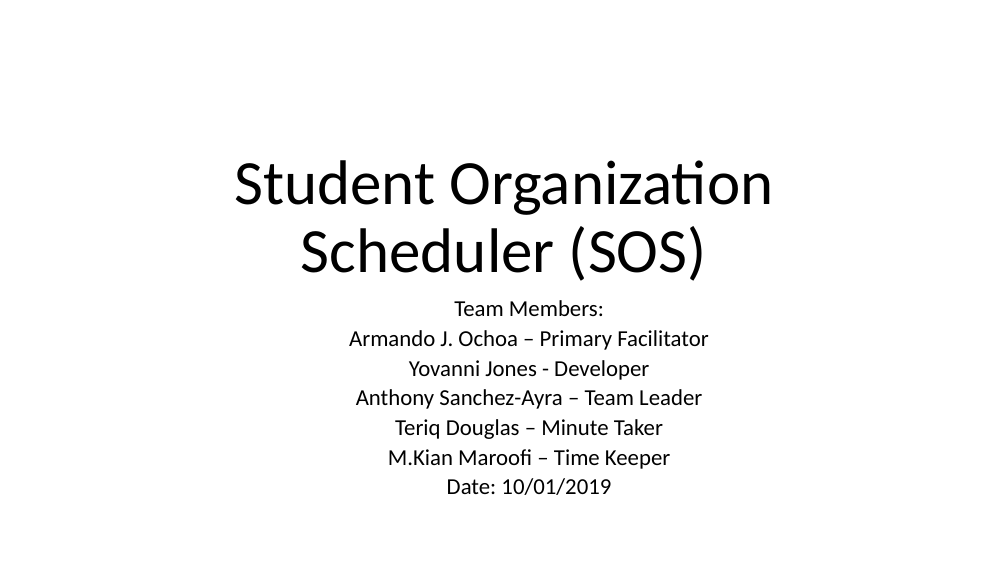
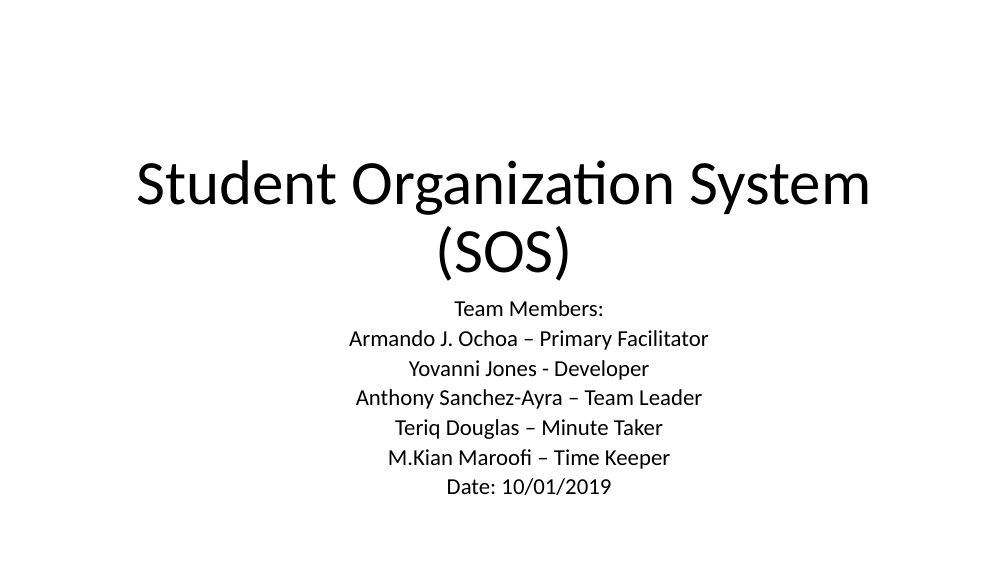
Before and after one commit to arocho032/CEN4010-Team-5, a slide deck: slide 1 of specifications/deliv1/SOS Deliverable 1 Presentation.pptx. Drawn at 1008x567 pixels with LibreOffice and Linux fonts; fonts in the diff are those of the drawing. Boxes give left, top, right and bottom in pixels: in the first picture for what was removed or moved away, otherwise in the second. Text is boxed around its words. In the diff, an @@ line names an element or a change of style, - is before the commit and + after.

```diff
--- a/specifications/deliv1/SOS Deliverable 1 Presentation.pptx
+++ b/specifications/deliv1/SOS Deliverable 1 Presentation.pptx
@@ title at box(136, 160, 871, 281): text changed @@
-Student Organization Scheduler (SOS)
+Student Organization System (SOS)
```
Also in this commit, not shown: 4 other slides changed.
